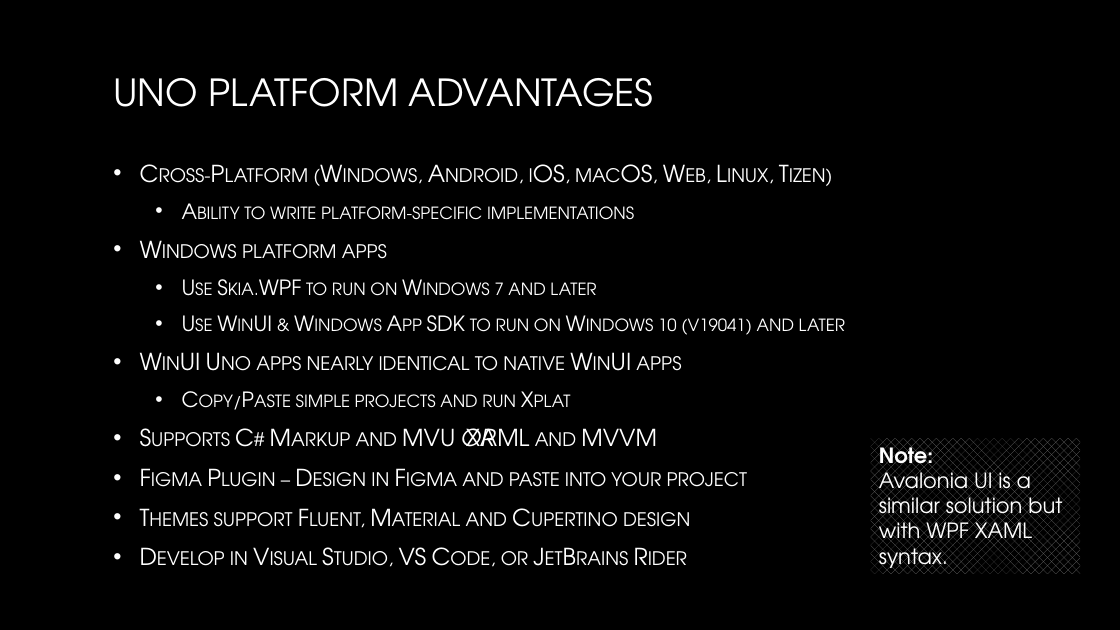
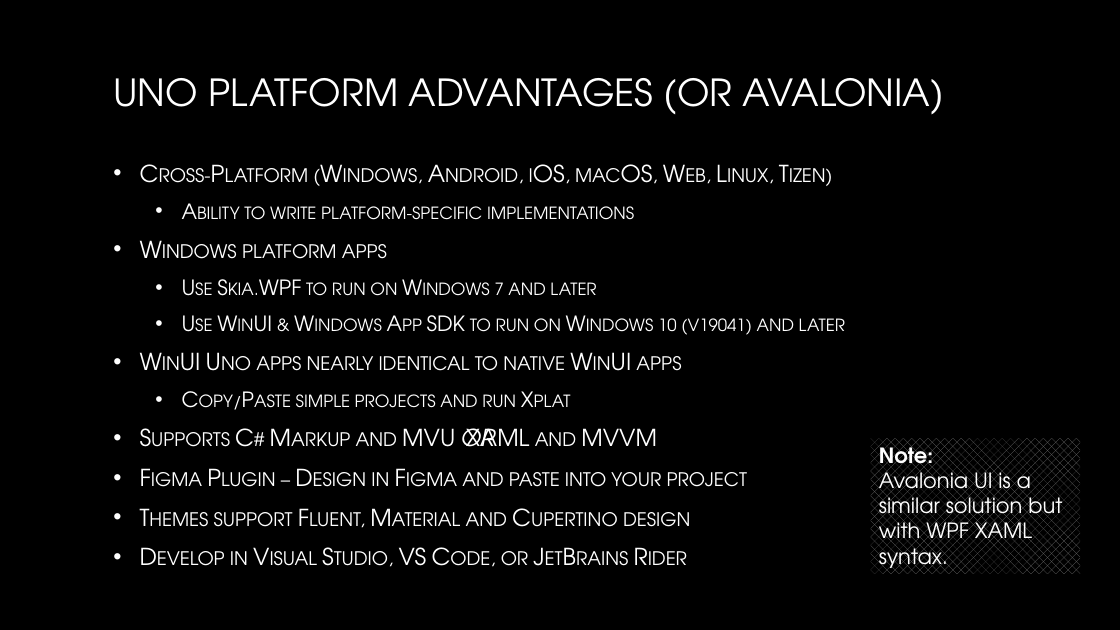
Before and after one commit to alvinashcraft/speaking, a slide deck: slide 15 of 2024/0221_BostonDotNetArch/Building a Native App for Windows - Boston .NET Arch UG.pptx. Drawn at 1120x630 pixels with LibreOffice and Linux fonts; fonts in the diff are those of the drawing; background and template pictures are left out. Boxes give left, top, right and bottom in pixels: in the first picture for what was removed or moved away, otherwise in the second. Text is boxed around its words. In the diff, an @@ line names an element or a change of style, - is before the commit and + after.

```diff
--- a/2024/0221_BostonDotNetArch/Building a Native App for Windows - Boston .NET Arch UG.pptx
+++ b/2024/0221_BostonDotNetArch/Building a Native App for Windows - Boston .NET Arch UG.pptx
@@ title at <box>113,78,945,114</box>: text changed @@
-UNO PLATFORM ADVANTAGES
+UNO PLATFORM ADVANTAGES (OR AVALONIA)
```
Also in this commit, not shown: 9 other slides changed, 1 slide added.
